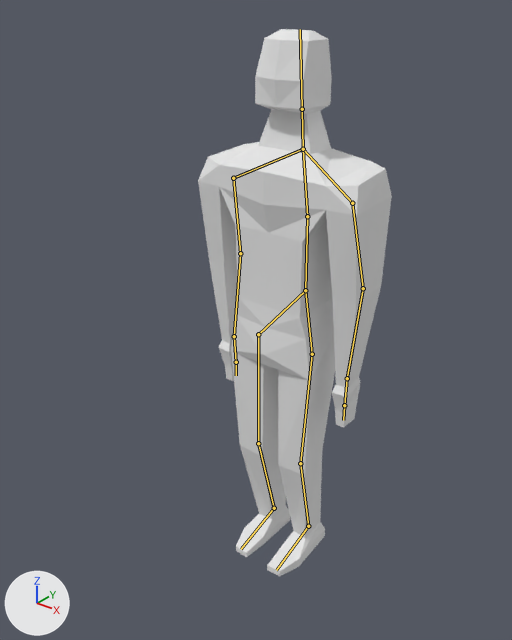
Two versions of the Blender file Games/Assets/Superhero/SuperheroRigged.blend, one commit apart.
Both versions are drawn from a 50 mm camera at (10.13, -14.15, 16.1) aimed at (-0.36, -1.04, 7.97). The axes (+X, +Y, +Z) are drawn at lower left. The lights are the same throughout. The bones that bend it are drawn over the model as lines.

The first picture shows 'Superhero'.
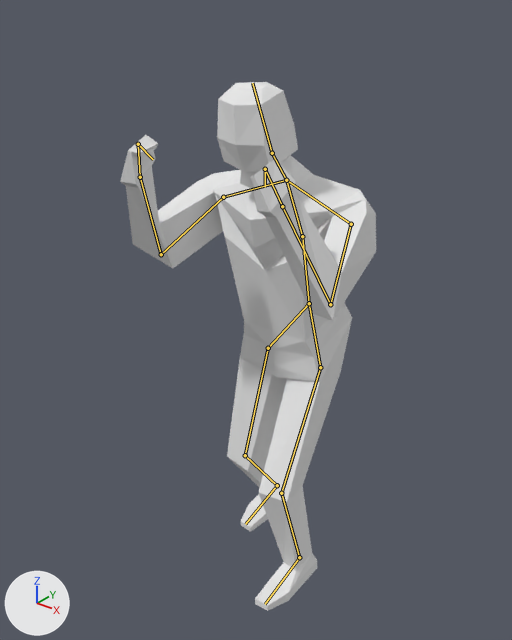
The newer file adds an action. The first version stands in its rest pose; the second is drawn at frame 30 of the action 'Walk'.

Boxes (x1, y1, x2, y2) around the edits, measured in the pictures (512 x 640 px):
```json
{"object": "Superhero", "change": "posed", "before": [198, 29, 392, 576], "after": [120, 82, 376, 611], "on screen": "32% wider"}
{"bone": "Stomach", "before": "(305, 290) to (307, 216)", "after": "(309, 303) to (302, 236)"}
{"bone": "Chest", "before": "(307, 216) to (303, 149)", "after": "(302, 236) to (286, 180)"}
{"bone": "Neck", "before": "(303, 149) to (302, 109)", "after": "(286, 180) to (272, 153)"}
{"bone": "Head", "before": "(302, 109) to (300, 29)", "after": "(272, 153) to (252, 83)"}
{"bone": "Shoulder.L", "before": "(303, 149) to (352, 203)", "after": "(286, 180) to (351, 224)"}
{"bone": "Shoulder.R", "before": "(303, 149) to (233, 178)", "after": "(286, 180) to (223, 197)"}
{"bone": "Fingers.R", "before": "(344, 405) to (343, 420)", "after": "(265, 169) to (265, 187)"}
{"bone": "Fingers.L", "before": "(236, 362) to (236, 375)", "after": "(138, 144) to (153, 159)"}
```

Scene script edits in JSON lines:
```json
{"block": "bone_stomach", "where": "bone_stomach = bpy.data.objects['Armature'].pose.bones['Stomach']"}
{"op": "set", "path": "bone_stomach.location", "old": "(0.0, 0.0, 0.0)", "new": "(0.05, -0.48, 0.21)"}
{"op": "set", "path": "bone_stomach.rotation_quaternion", "old": "(1.0, 0.0, 0.0, 0.0)", "new": "(0.996, -0.092, 0.0, 0.01)", "note": "degrees (0, 0, 0) -> degrees (-11, 0, 1)"}
{"block": "bone_chest", "where": "bone_chest = bpy.data.objects['Armature'].pose.bones['Chest']  # child of 'Stomach'"}
{"op": "set", "path": "bone_chest.rotation_quaternion", "old": "(1.0, 0.0, 0.0, 0.0)", "new": "(0.999, -0.04, 0.0, 0.0)", "note": "degrees (0, 0, 0) -> degrees (-5, 0, 0)"}
{"block": "bone_neck", "where": "bone_neck = bpy.data.objects['Armature'].pose.bones['Neck']  # child of 'Chest'"}
{"op": "set", "path": "bone_neck.rotation_quaternion", "old": "(1.0, 0.0, 0.0, 0.0)", "new": "(0.989, -0.147, 0.0, 0.0)", "note": "degrees (0, 0, 0) -> degrees (-17, 0, 0)"}
{"block": "bone_head", "where": "bone_head = bpy.data.objects['Armature'].pose.bones['Head']  # child of 'Neck'"}
{"op": "set", "path": "bone_head.rotation_quaternion", "old": "(1.0, 0.0, 0.0, 0.0)", "new": "(0.992, 0.125, 0.0, 0.0)", "note": "degrees (0, 0, 0) -> degrees (14, 0, 0)"}
{"block": "bone_shoulder_l", "where": "bone_shoulder_l = bpy.data.objects['Armature'].pose.bones['Shoulder.L']  # child of 'Chest'"}
{"op": "set", "path": "bone_shoulder_l.rotation_quaternion", "old": "(1.0, 0.0, 0.0, 0.0)", "new": "(0.995, 0.077, -0.03, 0.056)", "note": "degrees (0, 0, 0) -> degrees (9, -4, 6)"}
{"block": "bone_shoulder_r", "where": "bone_shoulder_r = bpy.data.objects['Armature'].pose.bones['Shoulder.R']  # child of 'Chest'"}
{"op": "set", "path": "bone_shoulder_r.rotation_quaternion", "old": "(1.0, 0.0, 0.0, 0.0)", "new": "(0.996, 0.055, -0.011, -0.066)", "note": "degrees (0, 0, 0) -> degrees (6, -1, -8)"}
{"block": "bone_leg_ik_l", "where": "bone_leg_ik_l = bpy.data.objects['Armature'].pose.bones['Leg.IK.L']"}
{"op": "set", "path": "bone_leg_ik_l.location", "old": "(0.0, 0.0, 0.0)", "new": "(0.57, -1.28, 0.0)"}
{"op": "set", "path": "bone_leg_ik_l.rotation_quaternion", "old": "(1.0, 0.0, 0.0, 0.0)", "new": "(0.999, -0.031, 0.0, 0.0)", "note": "degrees (0, 0, 0) -> degrees (-4, 0, 0)"}
{"block": "bone_arm_ik_l", "where": "bone_arm_ik_l = bpy.data.objects['Armature'].pose.bones['Arm.IK.L']"}
{"op": "set", "path": "bone_arm_ik_l.location", "old": "(0.0, 0.0, 0.0)", "new": "(0.04, -2.79, 5.49)"}
{"op": "set", "path": "bone_arm_ik_l.rotation_quaternion", "old": "(1.0, 0.0, 0.0, 0.0)", "new": "(0.169, -0.98, 0.039, -0.102)", "note": "degrees (0, 0, 0) -> degrees (-160, -11, -6)"}
{"block": "bone_fingers_r", "where": "bone_fingers_r = bpy.data.objects['Armature'].pose.bones['Fingers.R']  # child of 'Hand.L'"}
{"op": "set", "path": "bone_fingers_r.rotation_quaternion", "old": "(1.0, 0.0, 0.0, 0.0)", "new": "(0.255, -0.053, -0.002, 0.965)", "note": "degrees (0, 0, 0) -> degrees (-2, 6, 150)"}
{"block": "bone_leg_ik_r", "where": "bone_leg_ik_r = bpy.data.objects['Armature'].pose.bones['Leg.IK.R']"}
{"op": "set", "path": "bone_leg_ik_r.location", "old": "(0.0, 0.0, 0.0)", "new": "(-0.61, 0.96, 0.01)"}
{"block": "bone_arm_ik_r", "where": "bone_arm_ik_r = bpy.data.objects['Armature'].pose.bones['Arm.IK.R']"}
{"op": "set", "path": "bone_arm_ik_r.location", "old": "(0.0, 0.0, 0.0)", "new": "(-0.02, -2.96, 5.5)"}
{"op": "set", "path": "bone_arm_ik_r.rotation_quaternion", "old": "(1.0, 0.0, 0.0, 0.0)", "new": "(0.11, -0.987, -0.027, 0.112)", "note": "degrees (0, 0, 0) -> degrees (-167, 12, 5)"}
{"block": "bone_fingers_l", "where": "bone_fingers_l = bpy.data.objects['Armature'].pose.bones['Fingers.L']  # child of 'Hand.R'"}
{"op": "set", "path": "bone_fingers_l.rotation_quaternion", "old": "(1.0, 0.0, 0.0, 0.0)", "new": "(0.326, 0.017, 0.164, -0.931)", "note": "degrees (0, 0, 0) -> degrees (-17, 8, -143)"}
```
